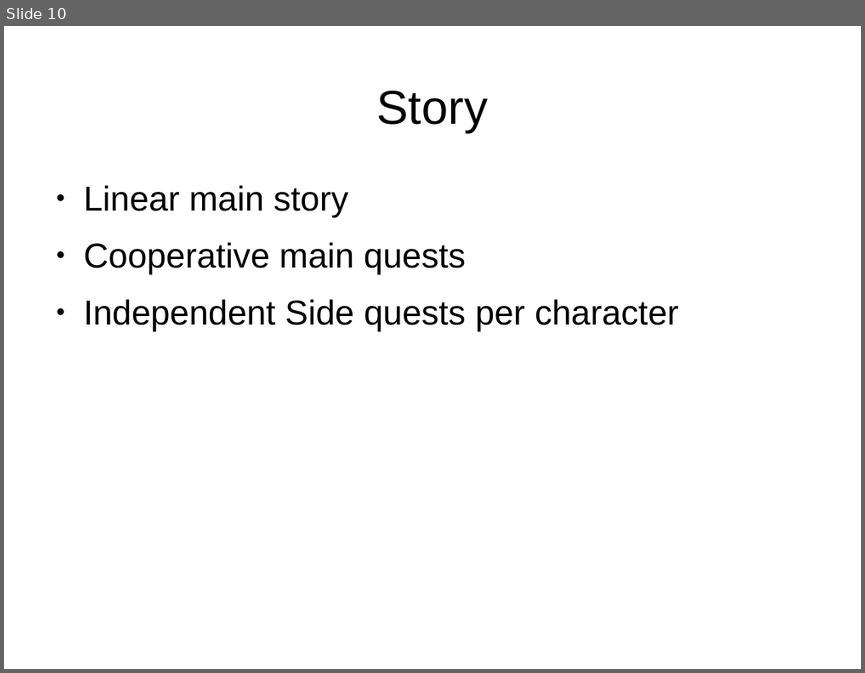
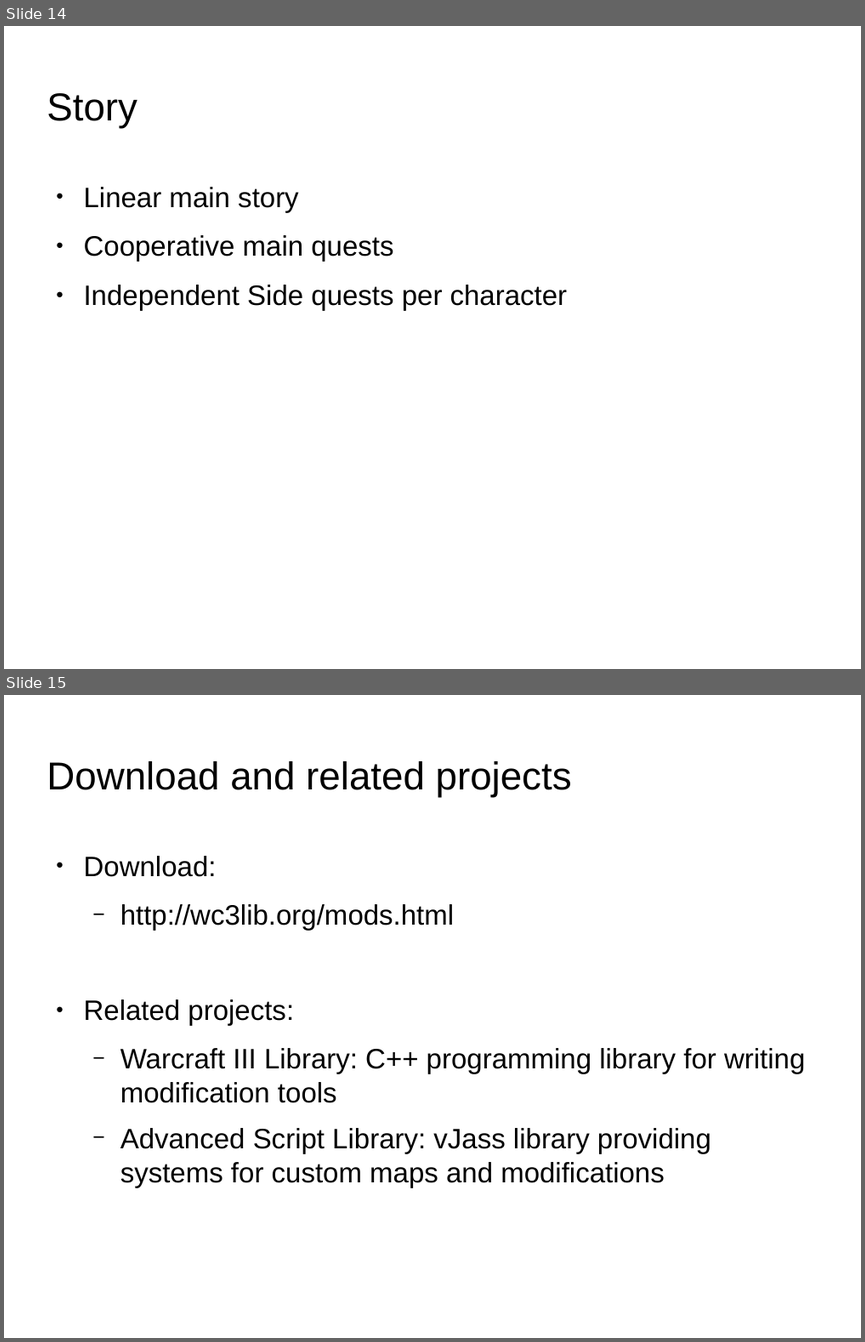
Before and after one commit to tdauth/dmdf, a slide deck: doc/presentation.odp. Shown one above the other, each under a label of ours: slide 10 before the commit, slides 14 and 15 after it. The pictures are 865x673 and 865x1342 pixels, drawn with LibreOffice and Linux fonts; fonts in the diff are those of the drawing; background and template pictures are left out. Boxes give left, top, right and bottom in pixels: in the first picture for what was removed or moved away, otherwise in the second. Text is boxed around its words. In the diff, an @@ line names an element or a change of style, - is before the commit and + after.

```diff
--- a/doc/presentation.odp
+++ b/doc/presentation.odp
@@ slide 15 added at [4,695,861,1338], background picture (left out) @@
@@ title added at [46,761,572,798], 36 pt, text #000000 @@
+Download and related projects
@@ text added at [84,856,805,1187], 26 pt, text #000000 @@
+● Download:
+  − http://wc3lib.org/mods.html
+● Related projects:
+  − Warcraft III Library: C++ programming library for writing modification tools
+  − Advanced Script Library: vJass library providing systems for custom maps and modifications
@@ what was slide 10 is now slide 14 @@
@@ slide 14 changed as well @@
@@ title "Story": place and size @@
-title "Story" at [377,91,488,132]
+title "Story" at [46,93,137,129]
@@ title "Story" at [46,93,137,129]: size 44 to 36 pt; alignment centre to left @@
@@ text "Linear main story" at [84,187,568,310]: size 32 to 26 pt @@
```
Also in this commit, not shown: 9 other slides changed, 4 other slides added, 7 other files.
